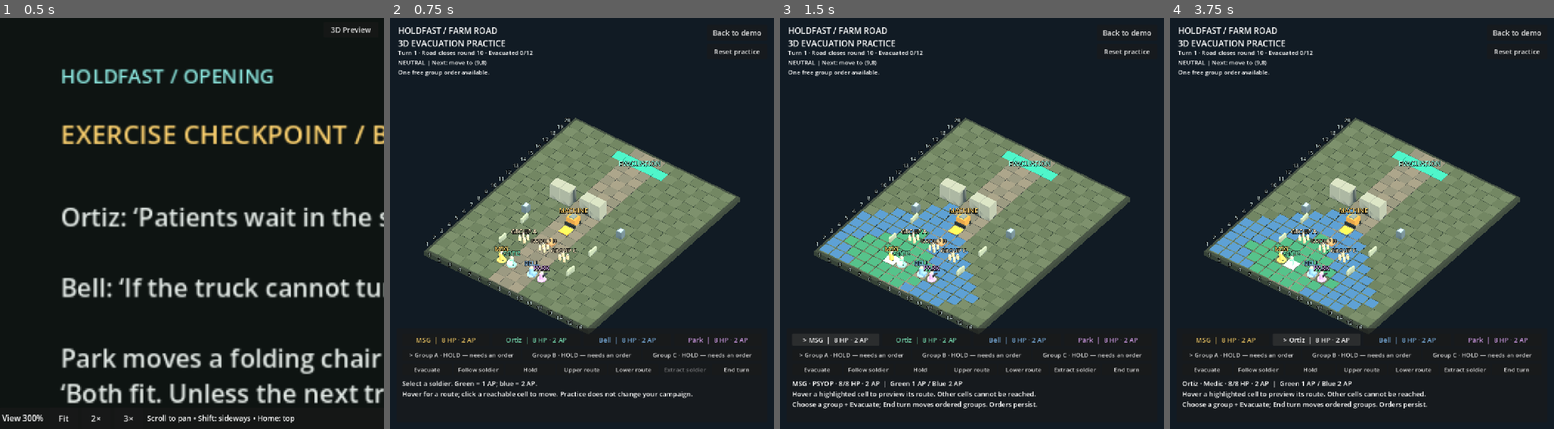
Above: before the commit, frames 1-4 (left to right).
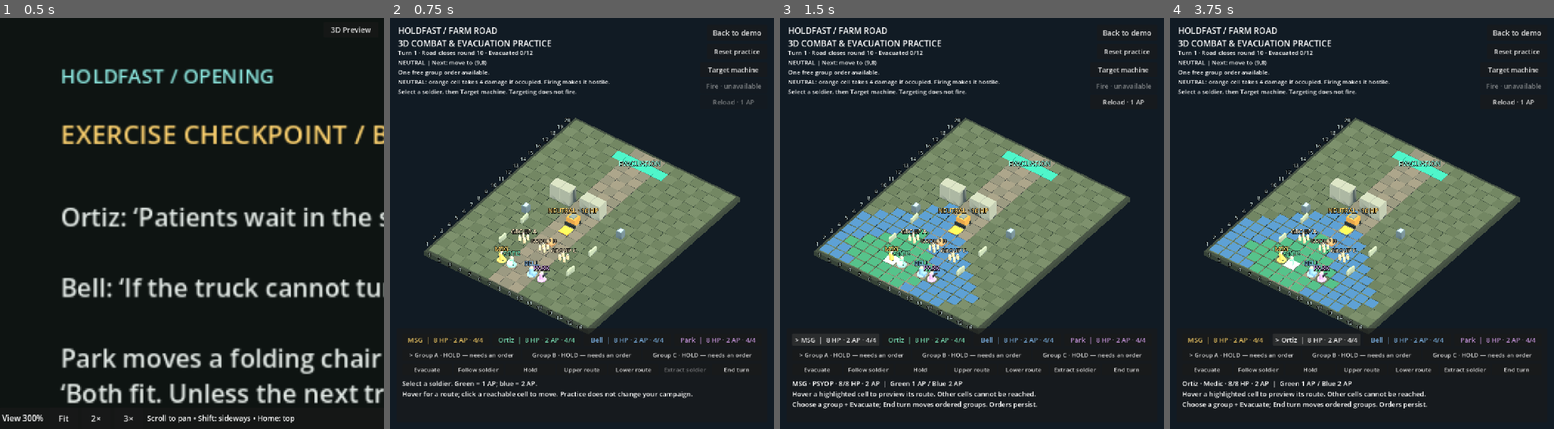
Above: after the commit, the same moments.

Repository: sgoold-shannon/HOLDFAST
Game: Godot game, scene res://farm_final.tscn
The game is run twice, just before and just after one commit, with the same random seed, the same clock (stepped at 60 frames per second) and the same inputs.
Inputs (mouse positions are in pixels of both pictures, inside the frame that each line leads up to):
- Up to frame 1 (0.5 s): no input
- Up to frame 2 (0.75 s): click "3D Preview" at 0.5 s
- Up to frame 3 (1.5 s): click (837, 338) at 1.25 s, where only the run before the commit has a clickable "MSG | 8 HP · 2 AP"
- Up to frame 4 (3.75 s): click (1227, 338) at 2 s, where only the run before the commit has a clickable "> MSG | 8 HP · 2 AP"; click (1227, 338) at 2.75 s, where only the run after the commit has a clickable "> MSG | 8 HP · 2 AP · 4/4"; click (1315, 338) at 3.5 s, where only the run before the commit has a clickable "Ortiz | 8 HP · 2 AP"

Frame 1 is identical in both runs. In frame 2, 2.0% of the frame differs, in the area x 2-97%, y 5-80%; in frame 3, 2.0%; in frame 4, 2.0%.

Commit message:
Connect 3D targeting, firing and reload to production combat rules

Diff:
--- a/holdfast/presentation3d/map_preview.gd
+++ b/holdfast/presentation3d/map_preview.gd
@@ -14,6 +14,10 @@
 var order_buttons: Array[Button] = []
 var turn_button: Button
 var extract_button: Button
+var target_button: Button
+var fire_button: Button
+var reload_button: Button
+var target_marker: MeshInstance3D
 var encounter_info: Label
 var group_selected := 0
 var hovered := Vector2i(-1,-1)
@@ -179,6 +183,8 @@
 	label3d("EVACUATION",world(Mission.civilian_exit,0.25),Color("9df9df"),30)
 	selection = box(Vector3.ZERO,Vector3(1.01,0.035,1.01),Color("a4f3df"),true)
 	selection.visible = false
+	target_marker = box(Vector3.ZERO,Vector3(1.04,0.025,1.04),Color("e88773"),true)
+	target_marker.visible = false
 	build_hud()
 	refresh_movement()
 
@@ -202,7 +208,7 @@
 	layer.add_child(back)
 	var title := Label.new()
 	title.position = Vector2(24,20)
-	title.text = "HOLDFAST / FARM ROAD\n3D EVACUATION PRACTICE"
+	title.text = "HOLDFAST / FARM ROAD\n3D COMBAT & EVACUATION PRACTICE"
 	title.add_theme_font_size_override("font_size",25)
 	layer.add_child(title)
 	var panel := PanelContainer.new()
@@ -264,8 +270,28 @@
 		if entry[1]=="turn": turn_button = button
 		elif entry[1]=="extract": extract_button = button
 		else: order_buttons.append(button)
+	for entry in [["Target machine","target"],["Fire · 1 AP","fire"],["Reload · 1 AP","reload"]]:
+		var button := Button.new()
+		button.text = entry[0]
+		button.set_anchors_and_offsets_preset(Control.PRESET_TOP_RIGHT)
+		button.offset_left = -220
+		button.offset_right = -20
+		var index: int = ["target","fire","reload"].find(entry[1])
+		button.offset_top = 132+index*48
+		button.offset_bottom = 176+index*48
+		button.add_theme_font_size_override("font_size",20)
+		button.focus_mode = Control.FOCUS_NONE
+		button.pressed.connect(run_command.bind(entry[1]))
+		layer.add_child(button)
+		match entry[1]:
+			"target": target_button = button
+			"fire": fire_button = button
+			"reload": reload_button = button
 	encounter_info = Label.new()
 	encounter_info.position = Vector2(24,90)
+	encounter_info.anchor_right = 1.0
+	encounter_info.offset_right = -240
+	encounter_info.autowrap_mode = TextServer.AUTOWRAP_WORD_SMART
 	encounter_info.add_theme_font_size_override("font_size",18)
 	layer.add_child(encounter_info)
 	detail = Label.new()
@@ -341,7 +367,7 @@
 		var soldier: Dictionary = display["soldiers"][i]
 		squad_models[i].position = world(soldier["cell"])
 		squad_models[i].visible = not soldier["extracted"] and soldier.get("condition", "active") != "dead"
-		squad_buttons[i].text = "%s%s  |  %d HP · %d AP" % ["> " if i==display["active"] else "",soldier["name"],soldier["hp"],soldier["ap"]]
+		squad_buttons[i].text = "%s%s  |  %d HP · %d AP · %d/4" % ["> " if i==display["active"] else "",soldier["name"],soldier["hp"],soldier["ap"],soldier["ammo"]]
 	selection.visible = display["active"]>=0
 	if selection.visible: selection.position = world(display["soldiers"][display["active"]]["cell"],0.07)
 	refresh_encounter()
@@ -364,6 +390,9 @@
 		detail.text = "%s · %d/8 HP · %d AP  |  Green 1 AP / Blue 2 AP\n%s\nChoose a group + Evacuate; End turn moves ordered groups. Orders persist." % [NAMES[active],soldier["hp"],soldier["ap"],route]
 
 func activate_cell(cell: Vector2i) -> void:
+	if session.encounter.target_at(cell)>=0:
+		run_command("target")
+		return
 	for i in range(display["cohorts"].size()):
 		if display["cohorts"][i]["status"]=="active" and display["cohorts"][i]["cell"]==cell:
 			select_group(i)
@@ -394,6 +423,10 @@
 		if distance<closest:
 			closest = distance
 			result = soldier["cell"]
+	if display["machine"]["present"]:
+		var machine_cell: Vector2i = display["machine"]["enemies"][0]["cell"]
+		if camera.unproject_position(world(machine_cell,0.5)).distance_to(screen)<closest:
+			return machine_cell
 	return cell_at(screen) if result==Vector2i(-1,-1) else result
 
 func group_pieces(previous: Array, at: Vector3) -> Node3D:
@@ -440,4 +473,21 @@
 		button.disabled = display["ended"] or display["order_used"] or display["cohorts"][group_selected]["status"]!="active"
 	turn_button.disabled = display["ended"]
 	extract_button.disabled = display["ended"] or display["active"]<0
+	target_button.disabled = display["ended"] or not machine["present"]
+	fire_button.disabled = display["fire_reason"]!=""
+	fire_button.text = "Fire · %d%% · 1 AP" % display["chance"] if not fire_button.disabled else "Fire · unavailable"
+	fire_button.tooltip_text = display["fire_reason"]
+	reload_button.disabled = display["ended"] or not session.encounter.soldier_can_act(display["active"])
+	target_marker.visible = machine["present"] and display["target"]==machine["enemies"][0]["cell"]
+	target_marker.position = world(display["target"],0.10)
+	for child in machine_model.get_children():
+		if child is Label3D:
+			child.text = "%s · %d HP" % ["HOSTILE" if machine["machine"]["hostile"] else "NEUTRAL",machine["enemies"][0]["hp"]]
+			child.modulate = Color("ff786b") if machine["machine"]["hostile"] else Color("ffcf66")
 	encounter_info.text = "Turn %d · Road closes round %d · Evacuated %d/12\n%s\n%s" % [display["phase"],display["deadline …(198 unchanged characters)…
+
+	encounter_info.text += "\n"+display["danger"]
+	if target_marker.visible:
+		encounter_info.text += "\n"+("Shot: %d%% · 4 damage · 1 AP. Firing makes the machine hostile. Destroying it blasts adjacent cells for 4 damage." % display["chance"] if display["fire_reason"]=="" else display["fire_reason"])
+	else:
+		encounter_info.text += "\nSelect a soldier, then Target machine. Targeting does not fire."
--- a/holdfast/presentation3d/movement_session.gd
+++ b/holdfast/presentation3d/movement_session.gd
@@ -23,6 +23,11 @@
 func command(action: String, group: int = 0) -> void:
 	if encounter.ended: return
 	match action:
+		"target":
+			encounter.sight_mode = true
+			encounter.pinned_target = encounter.enemies[0]["cell"] if encounter.machine_present() else encounter.NONE
+		"fire": encounter.try_fire()
+		"reload": encounter.try_reload()
 		"turn": encounter.next_phase()
 		"extract": encounter.try_extract()
 		"exit": encounter.order_exit(group)
@@ -40,10 +45,15 @@
 		var cost: int = encounter.move_cost(cell)
 		if cost>0 and cost<=encounter.soldiers[encounter.active_soldier]["ap"]:
 			reachable[cell] = cost
+	var chance := -1
+	if encounter.soldier_can_act(encounter.active_soldier) and encounter.target_at(encounter.pinned_target)>=0:
+		var sight: Dictionary = encounter.sight_preview(encounter.soldiers[encounter.active_soldier]["cell"],encounter.pinned_target)
+		if sight["clear"] and sight["can_fire"]: chance = clampi(75+sight["range_modifier"],5,95)
 	return {"soldiers":encounter.soldiers.duplicate(true),"active":encounter.active_soldier,
 		"reachable":reachable,"path":encounter.path_to(hover).duplicate(),
 		"cost":reachable.get(hover,0),"status":encounter.status_text,
 		"cohorts":encounter.cohorts.duplicate(true),"machine":encounter.machine_view_snapshot(),
 		"intent":encounter.enemy_intent(),"phase":encounter.phase,"ended":encounter.ended,
 		"reason":encounter.end_reason,"order_used":encounter.order_used,
-		"deadline":encounter.deadline(),"evacuated":encounter.evacuated_people()}
+		"fire_reason":encounter.fire_block_reason(),"chance":chance,"target":encounter.pinned_target,
+		"danger":encounter.danger_summary(),"deadline":encounter.deadline(),"evacuated":encounter.evacuated_people()}
--- /dev/null
+++ b/holdfast/tests/test_combat_3d.gd
@@ -0,0 +1,41 @@
+extends "res://tests/test_support.gd"
+func run() -> void:
+	var preview = load("res://map_preview_3d.tscn").instantiate()
+	root.add_child(preview)
+	await process_frame
+	var reference = new_board("combat-3d-reference")
+	reference.finish_opening()
+	preview.select_actor(0)
+	reference.select_soldier(0)
+	preview.session.command("target")
+	reference.sight_mode = true
+	reference.pinned_target = reference.enemies[0]["cell"]
+	preview.refresh_movement()
+	expect(preview.target_marker.visible and not preview.fire_button.disabled,"Target enables a legal shot without firing")
+	expect(preview.session.encounter.encounter_snapshot()==reference.encounter_snapshot(),"Targeting preserves ammo and RNG")
+	var info: Dictionary = reference.sight_preview(reference.soldiers[0]["cell"],reference.pinned_target)
+	expect(preview.display["chance"]==clampi(75+info["range_modifier"],5,95),"Displayed chance matches production")
+	preview.session.command("fire")
+	reference.try_fire()
+	preview.refresh_movement()
+	expect(preview.session.encounter.encounter_snapshot()==reference.encounter_snapshot(),"Shot outcome, RNG, AP and ammo match production")
+	expect(preview.fire_button.disabled and preview.session.encounter.machine["hostile"],"One shot per turn; firing makes machine hostile")
+	preview.session.command("reload")
+	reference.try_reload()
+	expect(preview.session.encounter.encounter_snapshot()==reference.encounter_snapshot(),"Reload matches production and leaves attack allowance spent")
+	preview.session.command("turn")
+	reference.next_phase()
+	await process_frame
+	preview.refresh_movement()
+	expect(preview.session.encounter.encounter_snapshot()==reference.encounter_snapshot(),"Hostile activation matches production")
+	expect(preview.shot_warning.visible==(reference.machine["pending_shot"]!=reference.NONE),"Charged shot warning follows resolved state")
+	preview.session.command("target")
+	reference.pinned_target = reference.enemies[0]["cell"]
+	preview.refresh_movement()
+	expect(preview.target_marker.position==preview.world(reference.enemies[0]["cell"],0.1),"Retarget follows moved machine")
+	preview.reset_practice()
+	expect(not preview.target_marker.visible and not preview.session.encounter.machine["hostile"],"Reset clears targeting and hostility")
+	preview.free()
+	reference.free()
+	print("3D COMBAT FAILURES: ",failures)
+	quit(1 if failures else 0)
Not shown, changed: docs/presentation-plan.md
